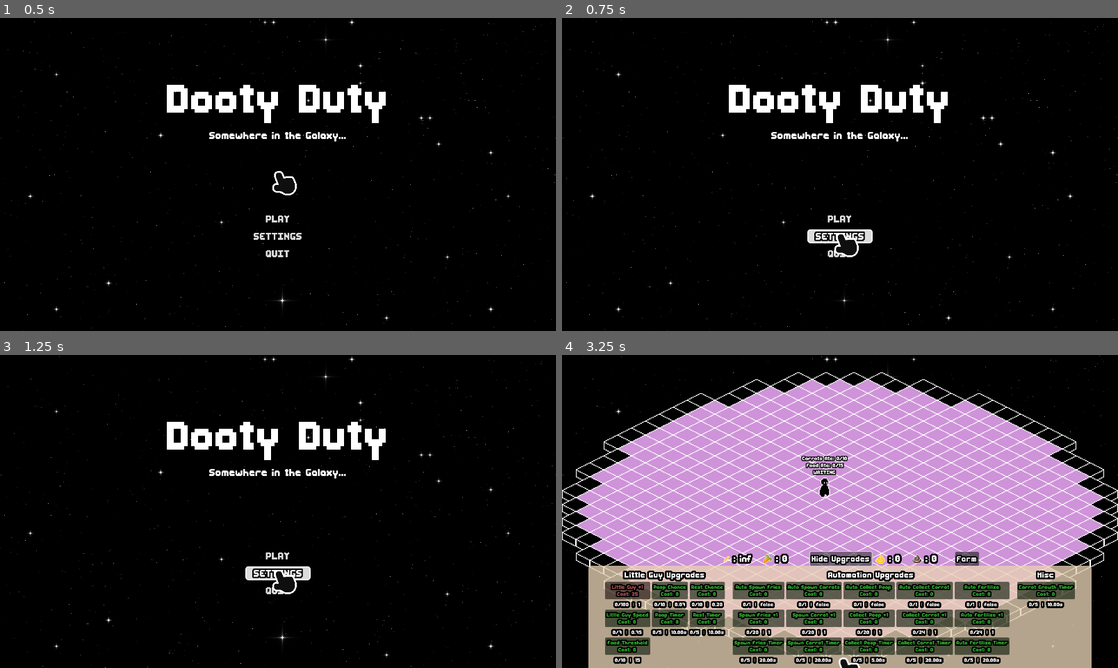
Above: before the commit, frames 1-4 (two rows, left to right).
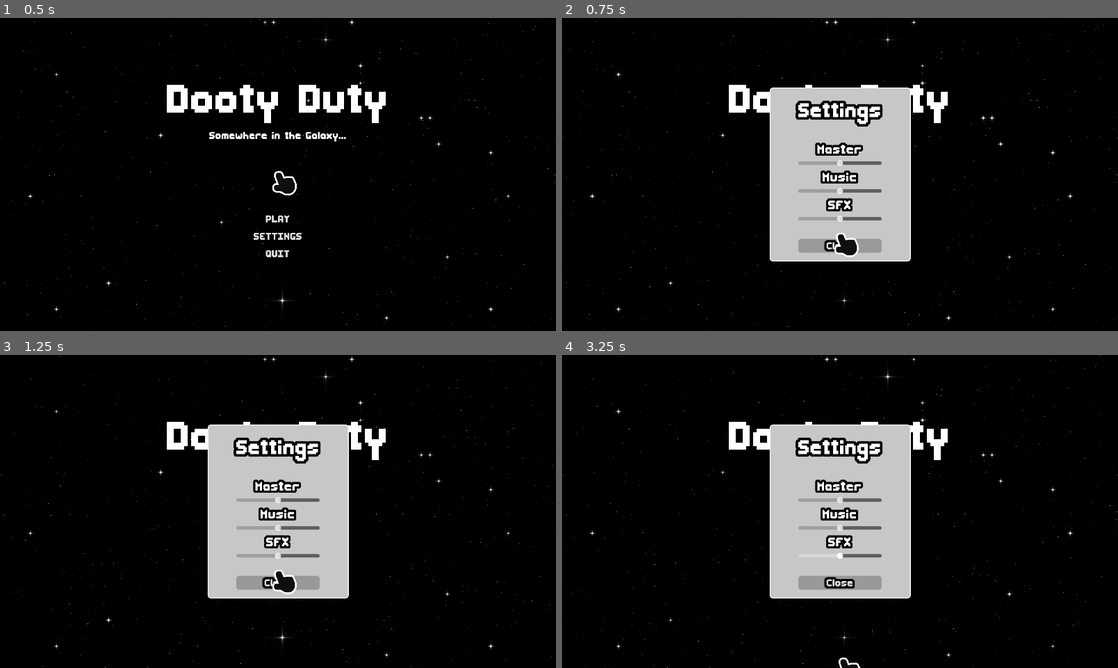
Above: after the commit, the same moments.

Repository: FennecKii/gdtv-jam-2025
Game: Godot game, scene res://ui/main_menu.tscn
Two runs of this game, one before a commit and one after it. Both use one fixed random seed, a clock stepped at 60 frames per second and the inputs below.
Inputs (mouse positions are in pixels of both pictures, inside the frame that each line leads up to):
- Up to frame 1 (0.5 s): no input
- Up to frame 2 (0.75 s): click "SETTINGS" at 0.5 s
- Up to frame 3 (1.25 s): no input
- Up to frame 4 (3.25 s): click "PLAY" at 1.25 s; click (840, 555) at 2 s, where only the run after the commit has a clickable "PLAY"; click (845, 661) at 2.75 s, where only the run before the commit has a clickable "Show Upgrades"

Frame 1 is identical in both runs. In frame 2, 13% of the frame differs, in the area x 37-63%, y 22-78%; in frame 3, 13%; in frame 4, 70%, in the area x 0-100%, y 5-100%.
Error after the commit: Invalid assignment of property or key 'sfx_volume' with value of type 'float' on a base object of type 'Node (Global.gd)'. (res://ui/settings.gd:41)

Commit message:
fixed some small minor ui issues

Diff:
--- /dev/null
+++ b/main.gd
@@ -0,0 +1,12 @@
+extends Node2D
+
+@onready var settings: Control = %Settings
+
+
+func _process(delta: float) -> void:
+	if Input.is_action_just_pressed("Settings"):
+		settings.visible = !settings.visible
+
+
+func _on_menu_pressed() -> void:
+	get_tree().change_scene_to_file("res://ui/main_menu.tscn")
--- a/main.tscn
+++ b/main.tscn
@@ -1,12 +1,19 @@
-[gd_scene load_steps=6 format=3 uid="uid://bcyn81qq2gvpa"]
+[gd_scene load_steps=12 format=3 uid="uid://bcyn81qq2gvpa"]
 
+[ext_resource type="Script" uid="uid://dfefry4xcak8d" path="res://main.gd" id="1_272bh"]
 [ext_resource type="PackedScene" uid="uid://bua81pngig75l" path="res://region/test.tscn" id="1_ig7tw"]
 [ext_resource type="PackedScene" uid="uid://1i6rou5sxjbj" path="res://farm_land_minigame.tscn" id="2_1bvp3"]
+[ext_resource type="PackedScene" uid="uid://ctojqj8f4icba" path="res://ui/settings.tscn" id="2_7mycd"]
 [ext_resource type="PackedScene" uid="uid://jkrbnuakia71" path="res://ui/HUD.tscn" id="2_h2yge"]
 [ext_resource type="PackedScene" uid="uid://hu3v1yubkx76" path="res://ui/cursor/cursor.tscn" id="3_1bvp3"]
 [ext_resource type="PackedScene" uid="uid://bst36ket1s1ms" path="res://ui/space_shader_background.tscn" id="3_lquwl"]
+[ext_resource type="StyleBox" uid="uid://bnaodse5lljgk" path="res://resources/themes/settings_button_focus.tres" id="4_efxa6"]
+[ext_resource type="StyleBox" uid="uid://cvxjbhhuhvsqa" path="res://resources/themes/settings_button_hover.tres" id="5_dg77c"]
+[ext_resource type="StyleBox" uid="uid://famjxx8d5arm" path="res://resources/themes/settings_button_pressed.tres" id="6_ycdy4"]
+[ext_resource type="StyleBox" uid="uid://dr1maxj5gjxmc" path="res://resources/themes/settings_button_normal.tres" id="7_w48qg"]
 
 [node name="Main" type="Node2D"]
+script = ExtResource("1_272bh")
 
 [node name="CanvasLayer2" parent="." instance=ExtResource("3_lquwl")]
 z_index = -1
@@ -23,5 +30,30 @@
 
 [node name="HUD Control" parent="CanvasLayer" instance=ExtResource("2_h2yge")]
 
+[node name="Settings" parent="CanvasLayer" instance=ExtResource("2_7mycd")]
+unique_name_in_owner = true
+visible = false
+z_index = 3
+
+[node name="Control" parent="CanvasLayer/Settings/CenterContainer/Panel/CenterContainer/VBoxContainer" index="1"]
+custom_minimum_size = Vector2(0, 15)
+
+[node name="Control2" parent="CanvasLayer/Settings/CenterContainer/Panel/CenterContainer/VBoxContainer" index="3"]
+custom_minimum_size = Vector2(0, 15)
+
+[node name="Menu" type="Button" parent="CanvasLayer/Settings/CenterContainer/Panel/CenterContainer/VBoxContainer" index="5"]
+layout_mode = 2
+theme_override_constants/outline_size = 20
+theme_override_font_sizes/font_size = 32
+theme_override_styles/focus = ExtResource("4_efxa6")
+theme_override_styles/hover = ExtResource("5_dg77c")
+theme_override_styles/pressed = ExtResource("6_ycdy4")
+theme_override_styles/normal = ExtResource("7_w48qg")
+text = "Menu"
+
 [node name="Cursor" parent="CanvasLayer" instance=ExtResource("3_1bvp3")]
 scale = Vector2(2, 2)
+
+[connection signal="pressed" from="CanvasLayer/Settings/CenterContainer/Panel/CenterContainer/VBoxContainer/Menu" to="." method="_on_menu_pressed"]
+
+[editable path="CanvasLayer/Settings"]
--- a/project.godot
+++ b/project.godot
@@ -53,6 +53,11 @@
 "events": [Object(InputEventMouseButton,"resource_local_to_scene":false,"resource_name":"","device":-1,"window_id":0,"a …(253 unchanged characters)…
 ]
 }
+Settings={
+"deadzone": 0.2,
+"events": [Object(InputEventKey,"resource_local_to_scene":false,"resource_name":"","device":-1,"window_id":0,"alt_pressed":false,"shift_pressed":false,"ctrl_pressed":false,"meta_pressed":false,"pressed":false,"keycode":0,"physical_keycode":4194305,"key_label":0,"unicode":0,"location":0,"echo":false,"script":null)
+]
+}
 
 [layer_names]
 
--- a/region/test.gd
+++ b/region/test.gd
@@ -53,7 +53,7 @@
 
 	_grab_item()
 	_release_item()
-	if Global.cursor_grabbing and Global.common_poop_grabbed:
+	if Global.cursor_grabbing and Global.common_poop_grabbed and common_poop_instance:
 		common_poop_instance.global_position = lerp(common_poop_instance.global_position, get_global_mouse_position(), 17 * delta)
 	if Global.cursor_grabbing and Global.common_food_grabbed and common_food_instance:
 		common_food_instance.global_position = lerp(common_food_instance.global_position, get_global_mouse_position() + Vector2(0, 10), 17 * delta)
--- a/resources/themes/main_menu_theme.tres
+++ b/resources/themes/main_menu_theme.tres
@@ -29,6 +29,18 @@
 corner_radius_bottom_right = 7
 corner_radius_bottom_left = 7
 
+[sub_resource type="StyleBoxFlat" id="StyleBoxFlat_tmyo3"]
+bg_color = Color(0.78056, 0.780561, 0.78056, 1)
+border_width_left = 2
+border_width_top = 2
+border_width_right = 2
+border_width_bottom = 2
+border_color = Color(1, 1, 1, 1)
+corner_radius_top_left = 7
+corner_radius_top_right = 7
+corner_radius_bottom_right = 7
+corner_radius_bottom_left = 7
+
 [resource]
 Button/colors/font_outline_color = Color(0, 0, 0, 1)
 Button/constants/outline_size = 12
@@ -36,3 +48,4 @@
 Button/styles/hover = SubResource("StyleBoxFlat_0dkrt")
 Button/styles/normal = SubResource("StyleBoxFlat_t7e0r")
 Button/styles/pressed = SubResource("StyleBoxFlat_rmr83")
+Panel/styles/panel = SubResource("StyleBoxFlat_tmyo3")
--- /dev/null
+++ b/resources/themes/settings_button_focus.tres
@@ -0,0 +1,13 @@
+[gd_resource type="StyleBoxFlat" format=3 uid="uid://bnaodse5lljgk"]
+
+[resource]
+bg_color = Color(0.6, 0.6, 0.6, 0)
+border_width_left = 2
+border_width_top = 2
+border_width_right = 2
+border_width_bottom = 2
+border_color = Color(0, 0, 0, 1)
+corner_radius_top_left = 7
+corner_radius_top_right = 7
+corner_radius_bottom_right = 7
+corner_radius_bottom_left = 7
--- /dev/null
+++ b/resources/themes/settings_button_hover.tres
@@ -0,0 +1,8 @@
+[gd_resource type="StyleBoxFlat" format=3 uid="uid://cvxjbhhuhvsqa"]
+
+[resource]
+bg_color = Color(0.388148, 0.388148, 0.388148, 1)
+corner_radius_top_left = 7
+corner_radius_top_right = 7
+corner_radius_bottom_right = 7
+corner_radius_bottom_left = 7
--- /dev/null
+++ b/resources/themes/settings_button_normal.tres
@@ -0,0 +1,7 @@
+[gd_resource type="StyleBoxFlat" format=3 uid="uid://dr1maxj5gjxmc"]
+
+[resource]
+corner_radius_top_left = 7
+corner_radius_top_right = 7
+corner_radius_bottom_right = 7
+corner_radius_bottom_left = 7
--- /dev/null
+++ b/resources/themes/settings_button_pressed.tres
@@ -0,0 +1,8 @@
+[gd_resource type="StyleBoxFlat" format=3 uid="uid://famjxx8d5arm"]
+
+[resource]
+bg_color = Color(0.101116, 0.101116, 0.101116, 1)
+corner_radius_top_left = 7
+corner_radius_top_right = 7
+corner_radius_bottom_right = 7
+corner_radius_bottom_left = 7
--- a/ui/hud.gd
+++ b/ui/hud.gd
@@ -65,6 +65,9 @@
 var upgrades_panel_down: bool = false
 
 func _ready() -> void:
+	_update_labels()
+	_update_label_colors()
+	_update_buttons()
 	_on_hide_upgrades_pressed()
 	SignalBus.poop_collected.connect(_on_poop_connected)
 	common_foods_label.text = str(": %s" %Global.common_food_amount)
@@ -133,6 +136,77 @@
 
 func _on_common_carrot_mouse_exited() -> void:
 	Global.cursor_common_carrot_interacted = false
+
+
+func _update_buttons() -> void:
+	if Global.littleguy_count_upgrade_count == Global.littleguy_count_upgrade_max:
+		add_little_guy.disabled = true
+
+	if Global.littleguy_speed_upgrade_count == Global.littleguy_speed_upgrade_max:
+			increase_little_guy_speed.disabled = true
+
+	if Global.littleguy_max_food_pool_upgrade_count == Global.littleguy_max_food_pool_upgrade_max:
+			food_threshold.disabled = true
+
+	if Global.poop_chance_upgrade_count == Global.poop_chance_upgrade_max:
+			increase_poop_chance.disabled = true
+
+	if Global.poop_time_upgrade_count == Global.poop_time_upgrade_max:
+			decrease_poop_time.disabled = true
+
+	if Global.rest_chance_upgrade_count == Global.rest_chance_upgrade_max:
+			decrease_rest_chance.disabled = true
+
+	if Global.rest_time_upgrade_count == Global.rest_time_upgrade_max:
+			decrease_rest_time.disabled = true
+
+	if Global.food_spawn_auto_upgrade_count == Global.food_spawn_auto_upgrade_max:
+			auto_feed_fries.disabled = true
+
+	if Global.food_spawn_amount_upgrade_count == Global.food_spawn_amount_upgrade_max:
+			increase_food_spawn_amount.disabled = true
+
+	if Global.food_spawn_time_upgrade_count == Global.food_spawn_time_upgrade_max:
+			decrease_food_spawn_time.disabled = true
+
+	if Global.carrot_spawn_auto_upgrade_count == Global.carrot_spawn_auto_upgrade_max:
+			auto_feed_carrot.disabled = true
+
+	if Global.carrot_spawn_amount_upgrade_count == Global.carrot_spawn_amount_upgrade_max:
+			auto_feed_carrot_amount.disabled = true
+
+	if Global.carrot_spawn_time_upgrade_count == Global.carrot_spawn_time_upgrade_max:
+			auto_feed_carrot_time.disabled = true
+
+	if Global.poop_auto_collect_upgrade_count == Global.poop_auto_collect_upgrade_max:
+			auto_collect_poop.disabled = true
+
+	if Global.poop_auto_collect_amount_upgrade_count == Global.poop_auto_collect_amount_upgrade_max:
+			auto_collect_poop_amount.disabled = true
+
+	if Global.poop_auto_collect_time_upgrade_count == Global.poop_auto_collect_time_upgrade_max:
+			auto_collect_poop_time.disabled = true
+
+	if Global.farm_auto_collect_upgrade_count == Global.farm_auto_collect_upgrade_max:
+			auto_collect_carrot.disabled = true
+
+	if Global.farm_auto_collect_amount_upgrade_count == Global.farm_auto_collect_amount_upgrade_max:
+			auto_collect_carrot_amount.disabled = true
+
+	if Global.farm_auto_collect_time_upgrade_count == Global.farm_auto_collect_time_upgrade_max:
+			auto_collect_carrot_time.disabled = true
+
+	if Global.farm_auto_fertilize_upgrade_count == Global.farm_auto_fertilize_upgrade_max:
+			auto_fertilize.disabled = true
+
+	if Global.farm_auto_fertilize_amount_upgrade_count == Global.farm_auto_fertilize_amount_upgrade_max:
+			auto_fertilize_amount.disabled = true
+
+	if Global.farm_auto_fertilize_time_upgrade_count == Global.farm_auto_fertilize_time_upgrade_max:
+			auto_fertilize_time.disabled = true
+
+	if Global.carrot_growth_time_upgrade_count == Global.carrot_growth_time_upgrade_max:
+			carrot_growth_time.disabled = true
 
 
 func _update_labels() -> void:
--- a/ui/main_menu.gd
+++ b/ui/main_menu.gd
@@ -1,4 +1,7 @@
 extends Control
+
+
+@onready var settings: Control = $Settings
 
 
 func _on_play_pressed() -> void:
@@ -6,7 +9,7 @@
 
 
 func _on_settings_pressed() -> void:
-	pass # Replace with function body.
+	settings.visible = true
 
 
 func _on_quit_pressed() -> void:
--- a/ui/main_menu.tscn
+++ b/ui/main_menu.tscn
@@ -1,8 +1,9 @@
-[gd_scene load_steps=5 format=3 uid="uid://bqbnw855ngpps"]
+[gd_scene load_steps=6 format=3 uid="uid://bqbnw855ngpps"]
 
 [ext_resource type="Theme" uid="uid://bytvax30knbwy" path="res://resources/themes/main_menu_theme.tres" id="1_0dkrt"]
 [ext_resource type="PackedScene" uid="uid://bst36ket1s1ms" path="res://ui/space_shader_background.tscn" id="1_t7e0r"]
 [ext_resource type="Script" uid="uid://ccqnxkvq0nyag" path="res://ui/main_menu.gd" id="2_wk0pr"]
+[ext_resource type="PackedScene" uid="uid://ctojqj8f4icba" path="res://ui/settings.tscn" id="4_8uxxo"]
 [ext_resource type="PackedScene" uid="uid://hu3v1yubkx76" path="res://ui/cursor/cursor.tscn" id="4_rmr83"]
 
 [node name="Main Menu" type="Control"]
@@ -87,6 +88,10 @@
 theme_override_font_sizes/font_size = 32
 text = "QUIT"
 
+[node name="Settings" parent="." instance=ExtResource("4_8uxxo")]
+visible = false
+layout_mode = 1
+
 [node name="Cursor" parent="." instance=ExtResource("4_rmr83")]
 
 [connection signal="pressed" from="Buttons/VBoxContainer/Play" to="." method="_on_play_pressed"]
--- /dev/null
+++ b/ui/settings.gd
@@ -0,0 +1,61 @@
+extends Control
+
+
+@onready var master_volume: HSlider = %MasterVolume
+@onready var music_volume: HSlider = %MusicVolume
+@onready var sfx_volume: HSlider = %SFXVolume
+
+
+func _ready() -> void:
+	pass
+	#AudioServer.set_bus_volume_db(0, Global.master_volume)
+	#AudioServer.set_bus_volume_db(1, Global.music_volume)
+	#AudioServer.set_bus_volume_db(2, Global.sfx_volume)
+	#master_volume.value = Global.master_volume
+	#music_volume.value = Global.music_volume
+	#sfx_volume.value = Global.sfx_volume
+	#SignalBus.settings_entered.connect(_on_settings_entered)
+
+func _on_master_volume_changed(value) -> void:
+	if value == -20.0:
+		AudioServer.set_bus_mute(0, true)
+	else:
+		AudioServer.set_bus_mute(0, false)
+	AudioServer.set_bus_volume_db(0, value)
+	Global.master_volume = value
+
+func _on_music_volume_changed(value) -> void:
+	if value == -20.0:
+		AudioServer.set_bus_mute(1, true)
+	else:
+		AudioServer.set_bus_mute(1, false)
+	AudioServer.set_bus_volume_db(1, value)
+	Global.music_volume = value
+
+func _on_sfx_volume_changed(value) -> void:
+	if value == -20.0:
+		AudioServer.set_bus_mute(2, true)
+	else:
+		AudioServer.set_bus_mute(2, false)
+	AudioServer.set_bus_volume_db(2, value)
+	Global.sfx_volume = value
+
+func _on_close_pressed() -> void:
+	#AudioManager.play_sfx_global(SoundResource.SoundType.BUTTON_PRESS_NOTEBOOK)
+	self.visible = false
+
+func _on_button_entered() -> void:
+	pass
+	#AudioManager.play_sfx_global(SoundResource.SoundType.BUTTON_HOVER)
+
+func _on_drag_started() -> void:
+	pass
+	#AudioManager.play_sfx_global(SoundResource.SoundType.BUTTON_PRESS_NOTEBOOK)
+
+func _on_settings_entered() -> void:
+	AudioServer.set_bus_volume_db(0, Global.master_volume)
+	AudioServer.set_bus_volume_db(1, Global.music_volume)
+	AudioServer.set_bus_volume_db(2, Global.sfx_volume)
+	master_volume.value = Global.master_volume
+	music_volume.value = Global.music_volume
+	sfx_volume.value = Global.sfx_volume
--- /dev/null
+++ b/ui/settings.tscn
@@ -0,0 +1,121 @@
+[gd_scene load_steps=7 format=3 uid="uid://ctojqj8f4icba"]
+
+[ext_resource type="Script" uid="uid://caisrhwhly4ww" path="res://ui/settings.gd" id="1_7kwmf"]
+[ext_resource type="Theme" uid="uid://bytvax30knbwy" path="res://resources/themes/main_menu_theme.tres" id="1_pcnwc"]
+[ext_resource type="StyleBox" uid="uid://bnaodse5lljgk" path="res://resources/themes/settings_button_focus.tres" id="3_evr87"]
+[ext_resource type="StyleBox" uid="uid://cvxjbhhuhvsqa" path="res://resources/themes/settings_button_hover.tres" id="4_045ga"]
+[ext_resource type="StyleBox" uid="uid://famjxx8d5arm" path="res://resources/themes/settings_button_pressed.tres" id="5_jxi54"]
+[ext_resource type="StyleBox" uid="uid://dr1maxj5gjxmc" path="res://resources/themes/settings_button_normal.tres" id="6_q0pcl"]
+
+[node name="Settings" type="Control"]
+layout_mode = 3
+anchors_preset = 15
+anchor_right = 1.0
+anchor_bottom = 1.0
+grow_horizontal = 2
+grow_vertical = 2
+mouse_filter = 1
+theme = ExtResource("1_pcnwc")
+script = ExtResource("1_7kwmf")
+
+[node name="CenterContainer" type="CenterContainer" parent="."]
+layout_mode = 1
+anchors_preset = 8
+anchor_left = 0.5
+anchor_top = 0.5
+anchor_right = 0.5
+anchor_bottom = 0.5
+grow_horizontal = 2
+grow_vertical = 2
+
+[node name="Panel" type="Panel" parent="CenterContainer"]
+custom_minimum_size = Vector2(325, 400)
+layout_mode = 2
+
+[node name="CenterContainer" type="CenterContainer" parent="CenterContainer/Panel"]
+layout_mode = 1
+anchors_preset = 15
+anchor_right = 1.0
+anchor_bottom = 1.0
+grow_horizontal = 2
+grow_vertical = 2
+
+[node name="VBoxContainer" type="VBoxContainer" parent="CenterContainer/Panel/CenterContainer"]
+layout_mode = 2
+
+[node name="Settings" type="Label" parent="CenterContainer/Panel/CenterContainer/VBoxContainer"]
+layout_mode = 2
+theme_override_constants/outline_size = 24
+theme_override_font_sizes/font_size = 64
+text = "Settings"
+horizontal_alignment = 1
+vertical_alignment = 1
+
+[node name="Control" type="Control" parent="CenterContainer/Panel/CenterContainer/VBoxContainer"]
+custom_minimum_size = Vector2(0, 30)
+layout_mode = 2
+
+[node name="Buttons" type="VBoxContainer" parent="CenterContainer/Panel/CenterContainer/VBoxContainer"]
+layout_mode = 2
+
+[node name="Master" type="Label" parent="CenterContainer/Panel/CenterContainer/VBoxContainer/Buttons"]
+layout_mode = 2
+theme_override_constants/outline_size = 20
+theme_override_font_sizes/font_size = 40
+text = "Master"
+horizontal_alignment = 1
+vertical_alignment = 1
+
+[node name="MasterVolume" type="HSlider" parent="CenterContainer/Panel/CenterContainer/VBoxContainer/Buttons"]
+unique_name_in_owner = true
+layout_mode = 2
+min_value = -20.0
+max_value = 20.0
+
+[node name="Music" type="Label" parent="CenterContainer/Panel/CenterContainer/VBoxContainer/Buttons"]
+layout_mode = 2
+theme_override_constants/outline_size = 20
+theme_override_font_sizes/font_size = 40
+text = "Music"
+horizontal_alignment = 1
+vertical_alignment = 1
+
+[node name="MusicVolume" type="HSlider" parent="CenterContainer/Panel/CenterContainer/VBoxContainer/Buttons"]
+unique_name_in_owner = true
+layout_mode = 2
+min_value = -20.0
+max_value = 20.0
+
+[node name="SFX" type="Label" parent="CenterContainer/Panel/CenterContainer/VBoxContainer/Buttons"]
+layout_mode = 2
+theme_override_constants/outline_size = 20
+theme_override_font_sizes/font_size = 40
+text = "SFX"
+horizontal_alignment = 1
+vertical_alignment = 1
+
+[node name="SFXVolume" type="HSlider" parent="CenterContainer/Panel/CenterContainer/VBoxContainer/Buttons"]
+unique_name_in_owner = true
+layout_mode = 2
+min_value = -20.0
+max_value = 20.0
+
+[node name="Control2" type="Control" parent="CenterContainer/Panel/CenterContainer/VBoxContainer"]
+custom_minimum_size = Vector2(0, 30)
+layout_mode = 2
+
+[node name="Close" type="Button" parent="CenterContainer/Panel/CenterContainer/VBoxContainer"]
+layout_mode = 2
+theme_override_constants/outline_size = 20
+theme_override_font_sizes/font_size = 32
+theme_override_styles/focus = ExtResource("3_evr87")
+theme_override_styles/hover = ExtResource("4_045ga")
+theme_override_styles/pressed = ExtResource("5_jxi54")
+theme_override_styles/normal = ExtResource("6_q0pcl")
+text = "Close
+"
+
+[connection signal="value_changed" from="CenterContainer/Panel/CenterContainer/VBoxContainer/Buttons/MasterVolume" to="." method="_on_master_volume_changed"]
+[connection signal="value_changed" from="CenterContainer/Panel/CenterContainer/VBoxContainer/Buttons/MusicVolume" to="." method="_on_music_volume_changed"]
+[connection signal="value_changed" from="CenterContainer/Panel/CenterContainer/VBoxContainer/Buttons/SFXVolume" to="." method="_on_sfx_volume_changed"]
+[connection signal="pressed" from="CenterContainer/Panel/CenterContainer/VBoxContainer/Close" to="." method="_on_close_pressed"]
--- a/ui/space_shader_background.tscn
+++ b/ui/space_shader_background.tscn
@@ -1,6 +1,6 @@
 [gd_scene load_steps=3 format=3 uid="uid://bst36ket1s1ms"]
 
-[ext_resource type="Shader" uid="uid://byl3jqd3kct4u" path="res://ui/background_space.gdshader" id="1_c3tqd"]
+[ext_resource type="Shader" uid="uid://byl3jqd3kct4u" path="res://resources/shaders/background_space.gdshader" id="1_c3tqd"]
 
 [sub_resource type="ShaderMaterial" id="ShaderMaterial_0dkrt"]
 shader = ExtResource("1_c3tqd")
@@ -17,3 +17,4 @@
 material = SubResource("ShaderMaterial_0dkrt")
 offset_right = 1291.0
 offset_bottom = 734.0
+mouse_filter = 2
Not shown, added: main.gd.uid
Renamed: ui/background_space.gdshader -> resources/shaders/background_space.gdshader
Renamed: ui/background_space.gdshader.uid -> resources/shaders/background_space.gdshader.uid
Not shown: 1 places in resources/themes/main_menu_theme.tres that only renumber resources
Not shown: 2 places in ui/HUD.tscn that only renumber resources
Not shown, added: ui/settings.gd.uid
